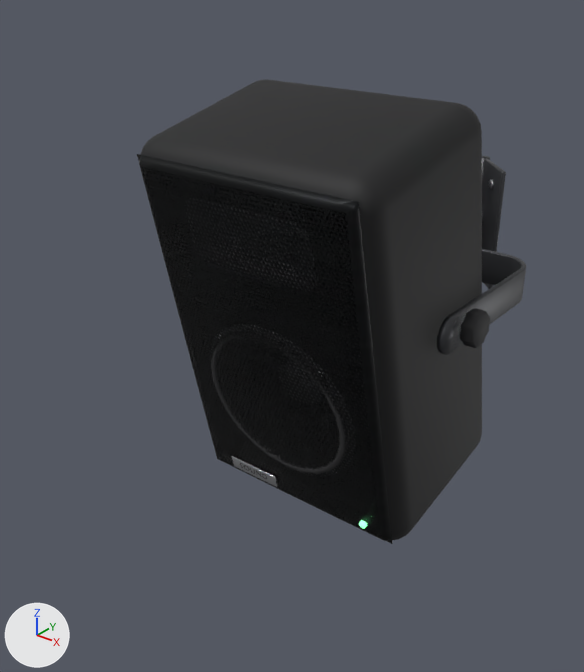
The glTF model public/models/speaker.glb as it was, and as the next commit left it.
Camera for both pictures: a 50 mm camera at (0.504, -0.692, 0.379) aimed at (-0.05, 0.001, -0.051). Arrows for +X, +Y and +Z are at lower left; the lights stay in place. The older version comes first. Where no turn or scale is listed for an object, it has been applied to the vertices. Vertices at exactly the same position are counted once.

In view in the first picture: 'SpeakerCabinet', 'SpeakerCone', 'SpeakerGrille', 'SpeakerHorn', 'SpeakerKnob1', 'SpeakerMountFlange1', 'SpeakerSurround', 'SpeakerYoke' and 7 more.
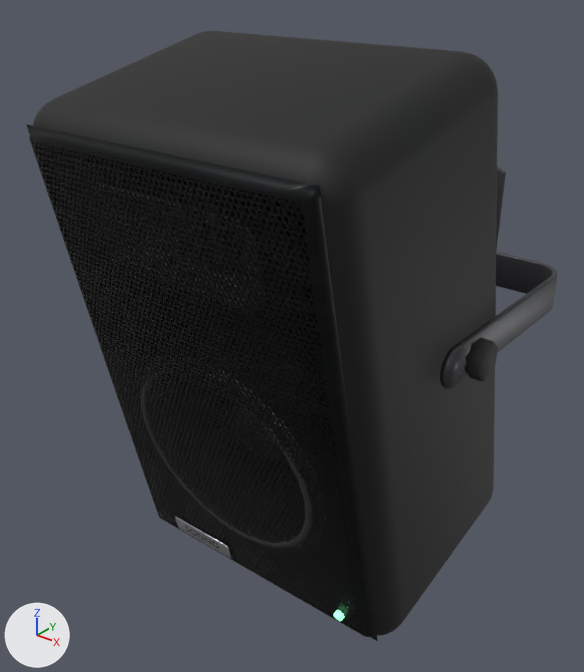
ob_speakertilt is not drawn itself; it is the parent of ob_speakerbadge, ob_speakerbadgetext, ob_speakercabinet, ob_speakerclip0_015, ob_speakerclip_0_015, ob_speakergrille, ob_speakerhorn, ob_speakerinside.

Where the newer file only moved an object's origin or applied its transform, the numbers keep the older frame.

The change, as a diff of the scene's bpy script:
```diff
--- a/public/models/speaker.glb.py
+++ b/public/models/speaker.glb.py
@@ me_speakercone @@
 # used by ob_speakercone; location = (0.0, -0.086, -0.086)
-me_speakercone.from_pydata(...)  # 240 vertices, 432 faces; spans x -0.086..0.086, y -0.019..0.048, z -0.084..0.084
+me_speakercone.from_pydata(...)  # 240 vertices, 432 faces; spans x -0.108..0.108, y -0.11..-0.027, z -0.131..0.078
+# me_speakercone part 1: the whole mesh is scaled about its middle by 1.25, then moved by (0.0, -0.083, -0.026)
 me_speakercone.materials.append(mat_speakercone)
@@ me_speakersurround @@
 # used by ob_speakersurround; location = (0.0, -0.087, -0.086)
-me_speakersurround.from_pydata(...)  # 312 vertices, 576 faces; spans x -0.098..0.098, y -0.027..0.021, z -0.096..0.096
+me_speakersurround.from_pydata(...)  # 312 vertices, 576 faces; spans x -0.122..0.122, y -0.121..-0.061, z -0.146..0.093
+# me_speakersurround part 2: the whole mesh is scaled about its middle by 1.25, then moved by (0.0, -0.088, -0.027)
 me_speakersurround.materials.append(mat_speakerrubber)
@@ me_speakeryoke @@
 # used by ob_speakeryoke; location = (0.0, 0.0, 0.0)
-me_speakeryoke.from_pydata(...)  # 224 vertices, 444 faces; spans x -0.167..0.167, y -0.01..0.193, z -0.001..0.041
+me_speakeryoke.from_pydata(...)  # 224 vertices, 444 faces; spans x -0.205..0.205, y -0.07..0.193, z -0.001..0.041
+# me_speakeryoke part 3: 224 of 224 vertices moved; they spanned x -0.167..0.167, y -0.01..0.193, z -0.001..0.041 and now span x -0.205..0.205, y -0.07..0.193, z -0.001..0.041; mean shift (0.0, -0.015, 0.0)
 me_speakeryoke.materials.append(mat_speakersteel)
@@ ob_speakerknob1 @@
 ob_speakerknob1 = bpy.data.objects.new('SpeakerKnob1', me_cylinder_011)
-ob_speakerknob1.location = (0.177, 0.02, 0.02)
+ob_speakerknob1.location = (0.214, -0.04, 0.02)
@@ ob_speakertilt @@
 ob_speakertilt.parent = ob_wallspeaker
-ob_speakertilt.location = (0.0, 0.02, 0.02)
+ob_speakertilt.location = (0.0, -0.04, 0.02)
 ob_speakertilt.rotation_euler = (0.22, 0.0, 0.0)  # degrees (13, 0, 0)
+ob_speakertilt.scale = (1.25, 1.25, 1.25)
```

Pixel boxes (x1, y1, x2, y2) of what changed, in the pictures (584 x 672 px):
'SpeakerCabinet', moved, rescaled (36% wider, 31% taller): before (141, 79, 482, 540); after (33, 31, 498, 636)
'SpeakerGrille', moved, rescaled (38% wider, 32% taller): before (137, 154, 392, 544); after (26, 124, 378, 641)
'SpeakerYoke', reshaped (36% wider, 28% taller): before (451, 249, 526, 352); after (455, 252, 557, 384)
'SpeakerSurround', moved, rescaled (28% wider, 29% taller): before (211, 329, 350, 474); after (141, 361, 319, 549)
'SpeakerHorn', moved, rescaled (33% wider, 39% taller): before (185, 198, 316, 292); after (91, 184, 266, 315)
'SpeakerCone', moved, rescaled (28% wider, 29% taller): before (221, 340, 339, 464); after (154, 375, 305, 535)
'SpeakerKnob1', moved: before (460, 308, 490, 348); after (465, 338, 498, 381)
'SpeakerBadge', moved, rescaled (24% wider, 34% taller): before (232, 456, 277, 487); after (175, 516, 231, 558)
'SpeakerWooferFrame', moved, rescaled (29% wider, 29% taller): before (209, 324, 355, 477); after (138, 354, 326, 552)
'SpeakerPort', moved, rescaled (25% wider, 44% taller): before (243, 455, 352, 513); after (188, 514, 324, 598)
'SpeakerLED', moved, rescaled: before (359, 520, 367, 529); after (333, 610, 345, 621)
'SpeakerBadgeText', moved, rescaled (25% wider, 35% taller): before (240, 463, 267, 479); after (185, 526, 219, 548)
'SpeakerPhasePlug', moved, rescaled: before (269, 223, 279, 232); after (203, 219, 219, 230)
'SpeakerWooferScrew0', moved, rescaled (not visible before): after (273, 421, 281, 429)
'SpeakerMountFlange1', unchanged, covered by the edit: before (482, 159, 506, 289); after (496, 166, 506, 252)
